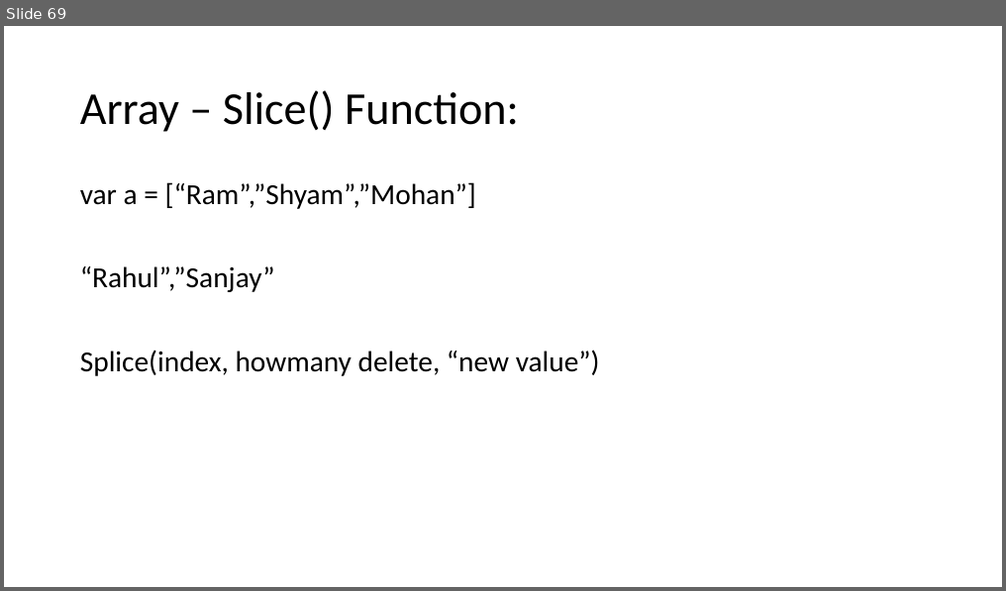
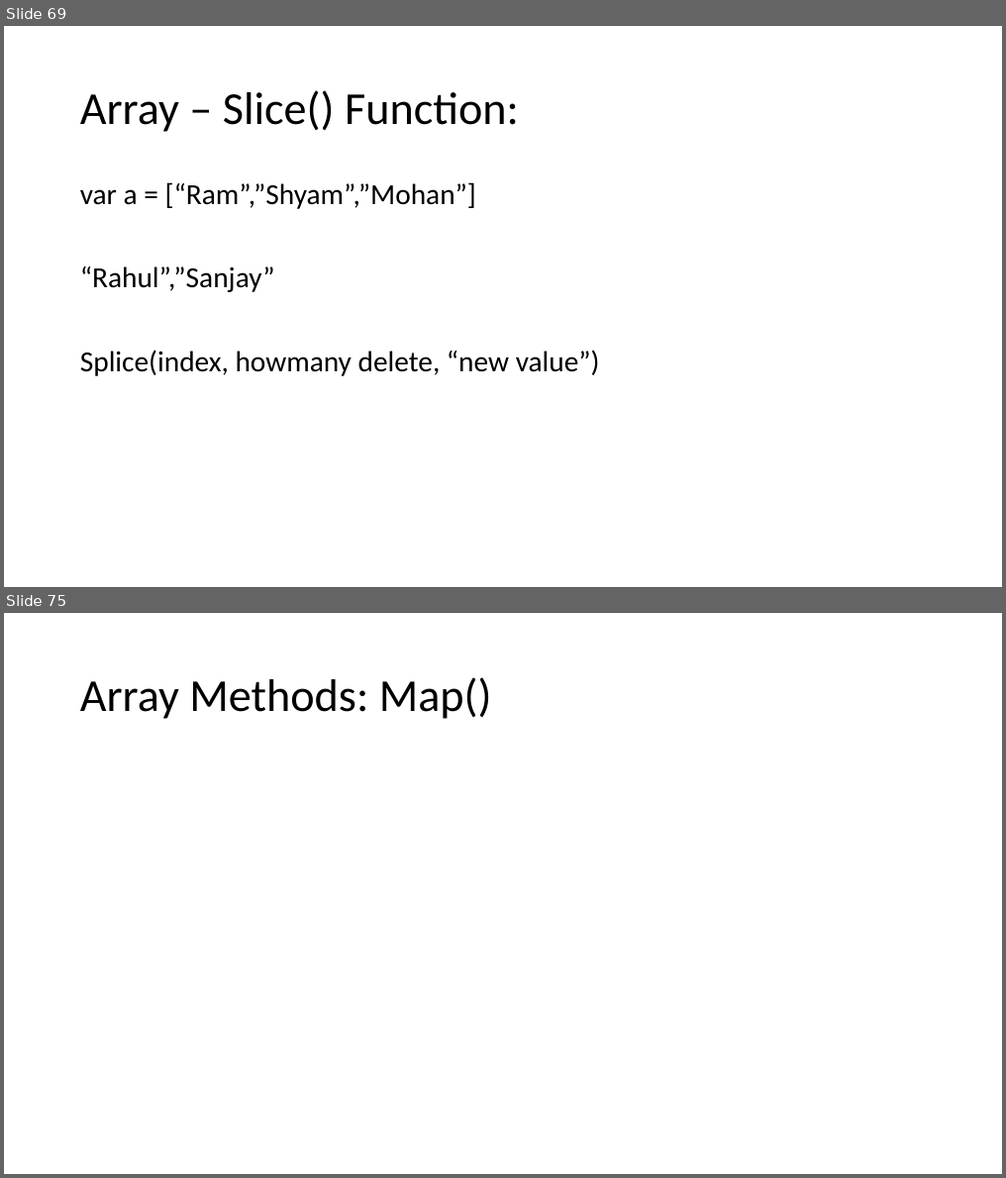
Before and after one commit to PiyushChaturvedii/Batch04, a slide deck: JavaScript.pptx. Shown one above the other, each under a label of ours: slide 69 before the commit, slides 69 and 75 after it; the slides between them are not shown. The pictures are 1006x591 and 1006x1178 pixels, drawn with LibreOffice and Linux fonts; fonts in the diff are those of the drawing. Boxes give left, top, right and bottom in pixels: in the first picture for what was removed or moved away, otherwise in the second. Text is boxed around its words. In the diff, an @@ line names an element or a change of style, - is before the commit and + after.

```diff
--- a/JavaScript.pptx
+++ b/JavaScript.pptx
@@ slide 75 added at (4, 613, 1002, 1174), background #FFFFFF @@
@@ title added at (80, 677, 492, 719), 44 pt, text #000000 @@
+Array Methods: Map()
```
Also in this commit, not shown: 1 slide changed, 5 other slides added, 11 other files.
